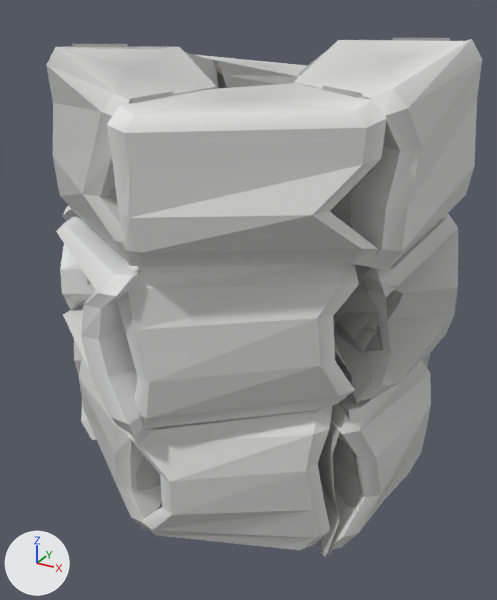
One commit to the glTF model public/assets/models/magic_basalt1.glb: the scene before it, then after it.
Both versions are drawn from a 50 mm lens placed at (0.741, -1.384, 1.118), pointed at (0.002, -0.041, 0.446). Every picture has the same lights, and +X, +Y and +Z are marked at lower left. The first picture is the older version. Vertices at exactly the same position are counted once.

The scene before the commit, as lines of its bpy script (objects in view):
```python
me_magic_basalt1 = bpy.data.meshes.new('magic_basalt1')
me_magic_basalt1.from_pydata(...)  # 1248 vertices, 2340 faces; spans x -0.497..0.47, y -0.497..0.475, z -0.012..1.043
me_magic_basalt1.materials.append(mat_magic_basalt1)
ob_magic_basalt1 = bpy.data.objects.new('magic_basalt1', me_magic_basalt1)
ob_magic_basalt1.location = (0.0, 0.0, 0.0)
```
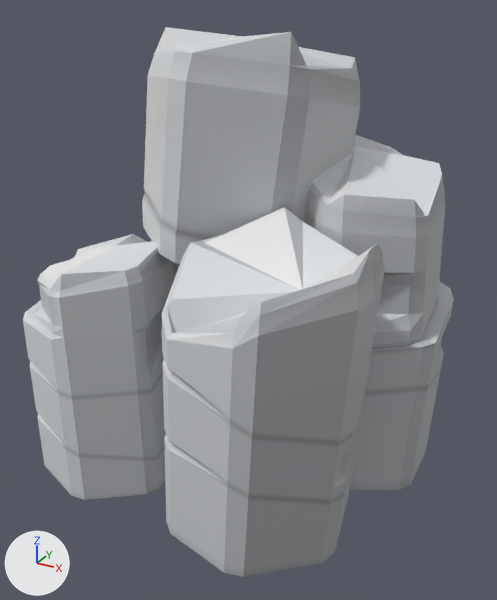
Pixel boxes (x1, y1, x2, y2) of what changed, in the pictures (497 x 600 px):
'magic_basalt1', reshaped: before (46, 38, 482, 558); after (23, 27, 454, 577)
part 1 of me_magic_basalt1, rebuilt: before (127, 406, 332, 550); after (161, 207, 385, 577)
part 2 of me_magic_basalt1, rebuilt: before (79, 357, 162, 527); after (23, 234, 174, 500)
part 3 of me_magic_basalt1, added: after (142, 27, 360, 339)
part 4 of me_magic_basalt1, added: after (349, 281, 454, 490)
part 5 of me_magic_basalt1, added: after (304, 135, 445, 349)
part 6 of me_magic_basalt1, deleted: before (72, 38, 450, 558)
part 7 of me_magic_basalt1, deleted: before (46, 39, 482, 549)

Diff of the bpy script that builds the scene:
```diff
--- a/public/assets/models/magic_basalt1.glb.py
+++ b/public/assets/models/magic_basalt1.glb.py
@@ me_magic_basalt1 @@
 # used by ob_magic_basalt1; location = (0.0, 0.0, 0.0)
-me_magic_basalt1.from_pydata(...)  # 1248 vertices, 2340 faces; spans x -0.497..0.47, y -0.497..0.475, z -0.012..1.043
+me_magic_basalt1.from_pydata(...)  # 937 vertices, 1920 faces; spans x -0.487..0.441, y -0.483..0.345, z -0.01..1.059
+# me_magic_basalt1 part 1: the loose piece of 38 vertices spanning x -0.084..0.328, y -0.442..-0.11, z -0.006..0.352 is rebuilt with 196 vertices and now spans x -0.097..0.405, y -0.483..-0.016, z -0.01..0.73
+# me_magic_basalt1 part 2: the loose piece of 38 vertices spanning x -0.409..-0.013, y -0.43..-0.047, z -0.006..0.36 is rebuilt with 232 vertices and now spans x -0.487..-0.121, y -0.405..-0.013, z -0.01..0.596
+# me_magic_basalt1 part 3: a new loose piece of 252 vertices spanning x -0.371..0.204, y -0.216..0.345, z -0.01..1.059, in mat_magic_basalt1
+# me_magic_basalt1 part 4: a new loose piece of 147 vertices spanning x 0.061..0.441, y -0.076..0.326, z -0.01..0.482, in mat_magic_basalt1
+# me_magic_basalt1 part 5: a new loose piece of 110 vertices spanning x 0.055..0.41, y -0.08..0.3, z 0.379..0.831, in mat_magic_basalt1
+# me_magic_basalt1 part 6: 15 loose pieces with 402 vertices, spanning x -0.385..0.403, y -0.497..0.421, z -0.012..1.04, are deleted
+# me_magic_basalt1 part 7: 770 vertices removed from x -0.497..0.47, y -0.492..0.475, z -0.012..1.043
 me_magic_basalt1.materials.append(mat_magic_basalt1)
```
